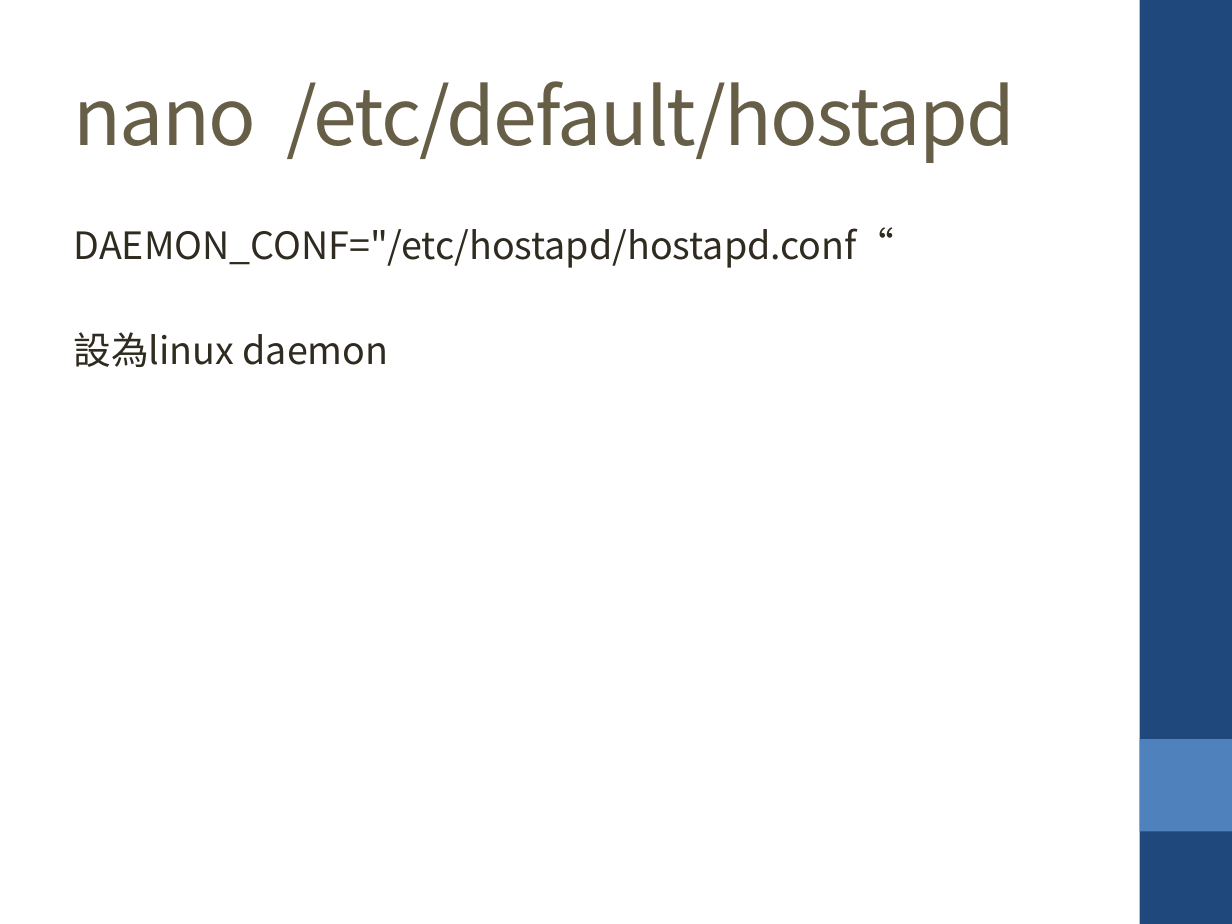
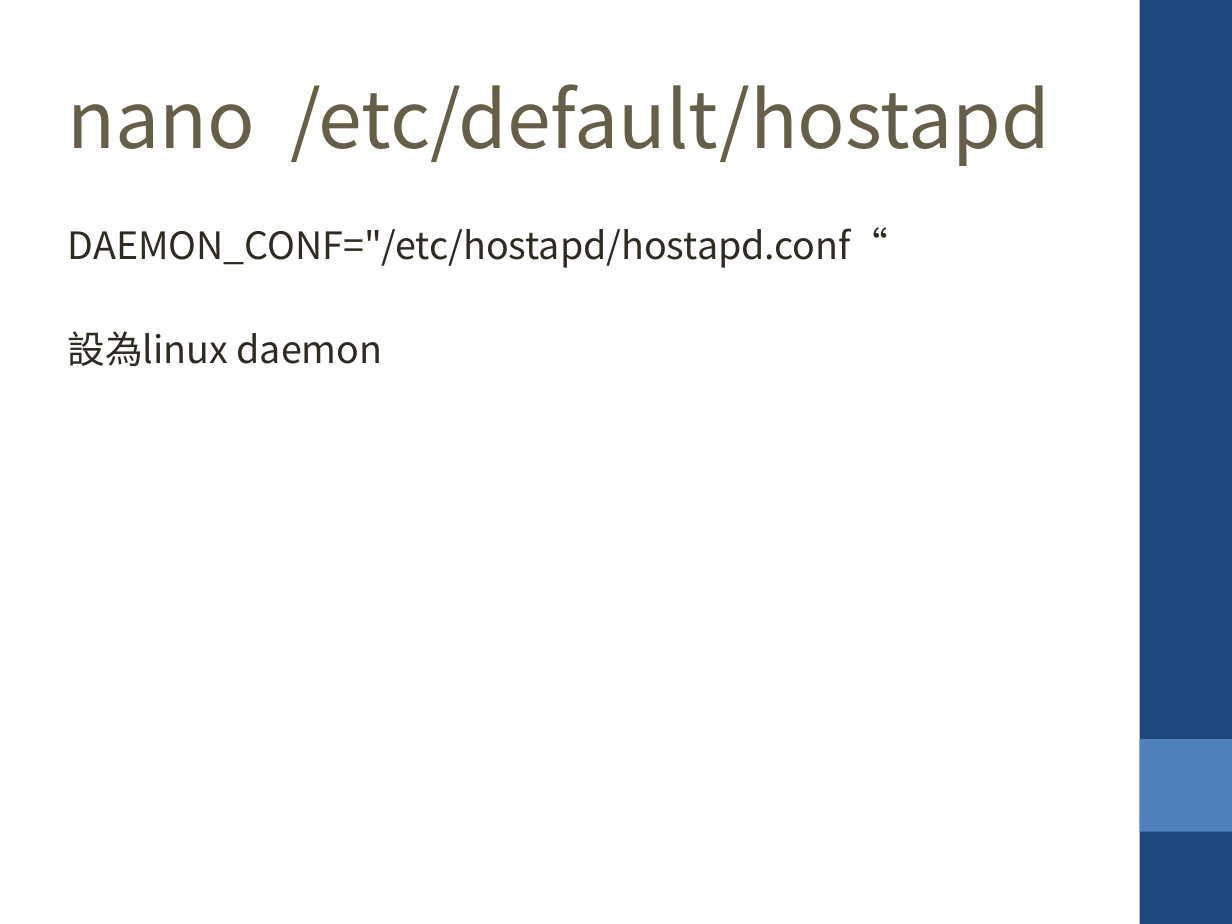
Before and after one commit to krnick/AP_MODE, a slide deck: slide 7 of 設定wifi ap_repeater.pptx. Drawn at 1232x924 pixels with LibreOffice and Linux fonts; fonts in the diff are those of the drawing. Boxes give left, top, right and bottom in pixels: in the first picture for what was removed or moved away, otherwise in the second. Text is boxed around its words. In the diff, an @@ line names an element or a change of style, - is before the commit and + after.

```diff
--- a/設定wifi ap_repeater.pptx
+++ b/設定wifi ap_repeater.pptx
@@ text "nano /etc/default/hostapd" at [68, 84, 1050, 166]: letter spacing -1 to 0 pt @@
@@ text "DAEMON_CONF="/etc/hostapd/hostapd.conf“": place and size @@
-text "DAEMON_CONF="/etc/hostapd/hostapd.conf“" at [74, 227, 895, 367]
+text "DAEMON_CONF="/etc/hostapd/hostapd.conf“" at [68, 227, 889, 366]
```
Also in this commit, not shown: 17 other slides changed, 1 slide added, 1 other file.
